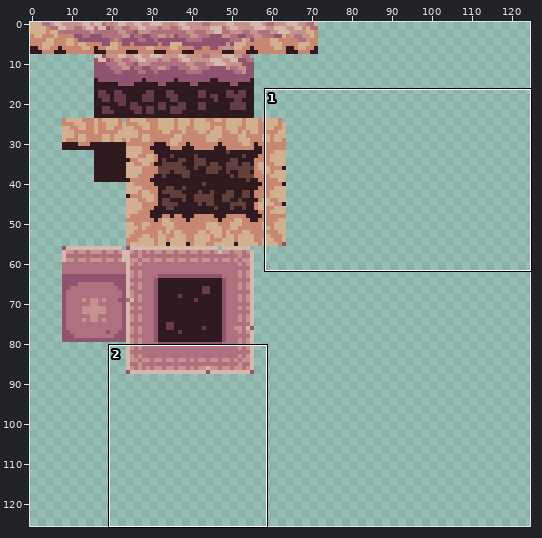
Two versions of one sprite sheet, worlds/tilesets/spaniards-tiles.png. Above: a wide view before the commit, with the close-up outlined.
Close-up. First the earlier version:
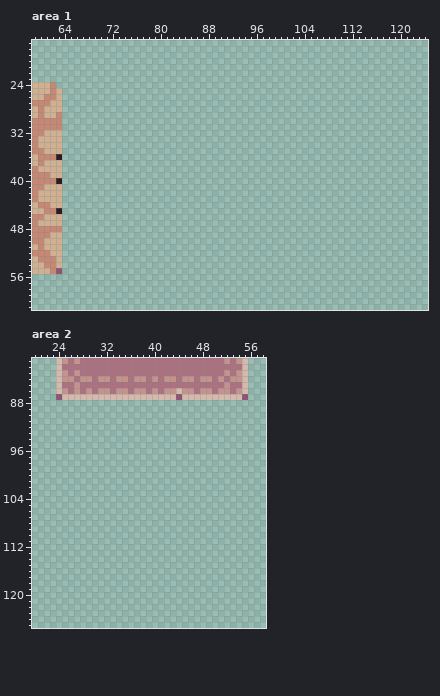
The file is 160x160 pixels. Shown: area 1: x 59..124, y 17..61; area 2: x 20..58, y 81..125. The wide view leaves out empty margins. The commit also changed other parts of the picture, which this record leaves out.
Now the later version:
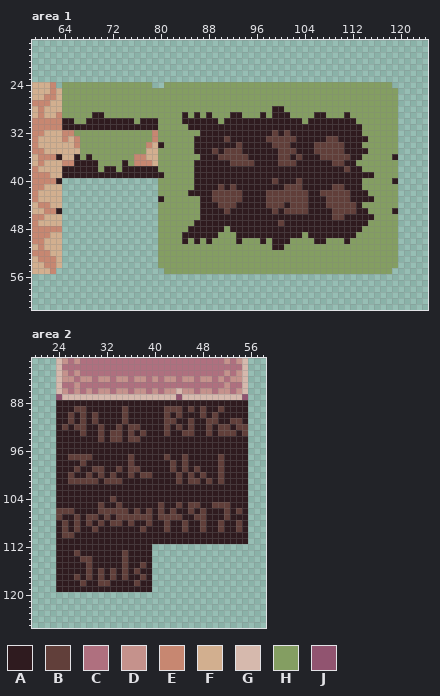
Palette (. is transparent): A #2f1b1f  B #613f3a  C #af707f  D #c5928c  E #c78771  F #d2af8f  G #d6b9ad  H #849e62  J #915470
What changed:
--- area 1
@@ x 59..124 @@
 23 ..................................................................
-24 FFFE..............................................................
-25 FFFEF.............................................................
-26 FFEEF.............................................................
-27 EEEFF.............................................................
-28 FEFFF.............................................................
-29 FEFFE.............................................................
-30 EEEEE.............................................................
-31 EEEEE.............................................................
-32 EEFFF.............................................................
-33 EFFFF.............................................................
-34 EFFFF.............................................................
-35 EEFFF.............................................................
-36 FEEEA.............................................................
-37 FEFFF.............................................................
-38 EFFFF.............................................................
-39 EEEFF.............................................................
-40 EEEEA.............................................................
-41 EEFFF.............................................................
-42 EFFFF.............................................................
-43 EFFFF.............................................................
-44 FEEFF.............................................................
-45 FFEEA.............................................................
-46 EEFFF.............................................................
-47 EFFFF.............................................................
-48 EEEEE.............................................................
-49 EEEFF.............................................................
-50 EEFFF.............................................................
-51 FEFFF.............................................................
-52 EEEFF.............................................................
-53 FEEEF.............................................................
-54 FFEEF.............................................................
-55 FFFEJ.............................................................
+24 FFFE.HHHHHHHHHHHHHHH..HHHHHHHHHHHHHHHHHHHHHHHHHHHHHHHHHHHHHH......
+25 FFFEFHHHHHHHHHHHHHHHHHHHHHHHHHHHHHHHHHHHHHHHHHHHHHHHHHHHHHHHH.....
+26 FFEEFHHHHHHHHHHHHHHHHHHHHHHHHHHHHHHHHHHHHHHHHHHHHHHHHHHHHHHHH.....
+27 EEEFFHHHHHHHHHHHHHHHHHHHHHHHHHHHHHHHHHHHHHHHHHHHHHHHHHHHHHHHH.....
+28 FEFFFHHHHHHHHHHHHHHHHHHHHHHHHHHHHHHHHHHHAAHHHHHHHHHHHHHHHHHHH.....
+29 FEFFEHHHHHAAHHHHHHHHHHHHHAHAHAHHHAAHHHAHAAAHHHHAAHHHAHHHHHHHH.....
+30 EEEEEAAHHAAAAAAAAHAAAHHHHAAAAAAHAAAAAAAAAAAAAHAAAAAAAAHHHHHHH.....
+31 EEEEEAAAAAAAAAAAAAAAAHHHHHAAAAAAAAAAAAAAAAAAAAAAAAAAAAAHHHHHH.....
+32 EEFFFEEHHHHHHHHHHHHHEHHHHHHHAAAAAAAAAAAABABAAAAAAAAAAAAHHHHHH.....
+33 EFFFFEFEHHHHHHHHHHHHEHHHHHHAAAAABAAAAAABBBBBAAAAABBAAAAAHHHHH.....
+34 EFFFFFFEHHHHHHHHHHHEFAHHHHHAAAAAAABAAAAABBBAAAABBBBBAAAHHHHHH.....
+35 EEFFFFFFHHHHHHHHHHHFFHHHHHHAAABABBBAAAAAABBBAAABBBBBAAAAHHHHH.....
+36 FEEEAFFAHAHHHHHHHEEFFHHHHHHHAAABBBBBAAAAABBABAAABBBBBAAHHHHHA.....
+37 FEFFFEEAAAAHHHHAHEEEFHHHHHHAAAAAABBBBAAAABBBAAAAAABBAAHHHHHHH.....
+38 EFFFFAAAAAAHAAHAAAAAAHHHHHHAAAAAAAAAAAAAAAAAAAAAAAAABAAHHHHHH.....
+39 EEEFFAAAAAAAAAAAAAAAAAHHHHHAAAAAAAAAAAAAAAAAAAAAAAAAAAAAAHHHH.....
+40 EEEEA................HHHHHHAAAAAAAAAAAAABAAABAAAAAAAAAAHHHHHA.....
+41 EEFFF................HHHHHHAAAABABAAAAAAAABBBAAAAABBAAAHHHHHH.....
+42 EFFFF................HHHHHAAAABBBBBAAAABBBBBBBAABBBBBAAAHHHHH.....
+43 EFFFF................AHHHHHHAABBBBBAAAABBBBBBBAAABBBBAAAAHHHH.....
+44 FEEFF................HHHHHHHAAABBBAAAAABBBABBBAAABBBBBAHHHHHH.....
+45 FFEEA................HHHHHHHAAAABAAAAAAABABBBBAAAABBBBAAHHHHA.....
+46 EEFFF................HHHHHHHAAAAAAAAAAAAAAAAAAAAAABBAAAAAHHHH.....
+47 EFFFF................HHHHHHAAAAAAAAAAAAAABAAAAAAAAAAAAAAHHHHH.....
+48 EEEEE................HHHHHAAAAAAHAAAAAAAAAAAAAAAAAAAAAAHHHHHH.....
+49 EEEFF................HHHHAAAAAAHHHAAAAAAAAAAAHAAAAAAAAHHHHHHH.....
+50 EEFFF................HHHHAHAHAHHHHAHHHAHAAAHHHHAAHHHAHHHHHHHH.....
+51 FEFFF................HHHHHHHHHHHHHHHHHHHAAHHHHHHHHHHHHHHHHHHH.....
+52 EEEFF................HHHHHHHHHHHHHHHHHHHHHHHHHHHHHHHHHHHHHHHH.....
+53 FEEEF................HHHHHHHHHHHHHHHHHHHHHHHHHHHHHHHHHHHHHHHH.....
+54 FFEEF................HHHHHHHHHHHHHHHHHHHHHHHHHHHHHHHHHHHHHHHH.....
+55 FFFE..................HHHHHHHHHHHHHHHHHHHHHHHHHHHHHHHHHHHHHH......
 56 ..................................................................
--- area 2
@@ x 20..58 @@
  87 ....JGGGGGGGGGGGGGGGGGGGJGGGGGGGGGGJ...
- 88 .......................................
- 89 .......................................
- 90 .......................................
- 91 .......................................
- 92 .......................................
- 93 .......................................
- 94 .......................................
- 95 .......................................
- 96 .......................................
- 97 .......................................
- 98 .......................................
- 99 .......................................
-100 .......................................
-101 .......................................
-102 .......................................
-103 .......................................
-104 .......................................
-105 .......................................
-106 .......................................
-107 .......................................
-108 .......................................
-109 .......................................
-110 .......................................
-111 .......................................
-112 .......................................
-113 .......................................
-114 .......................................
-115 .......................................
-116 .......................................
-117 .......................................
-118 .......................................
-119 .......................................
+ 88 ....AAAAAAAAAAAAAAAAAAAAAAAAAAAAAAAA...
+ 89 ....AAABBAAAAAABAAAAAABBBABABAABAAAA...
+ 90 ....AABABABAAAABAAAAAABABAAABABAAAAA...
+ 91 ....AABABABAAAABAAAAAABBAABAABBAABBA...
+ 92 ....ABABBAABAABABBAAAABABABAABABBABB...
+ 93 ....AAAABAABABBABABAAABAABBAABABBBAB...
+ 94 ....AAAAAAABABBABBAAAAAAAAAAAAAAAAAA...
+ 95 ....AAAAAAAAAAAAAAAAAAAAAAAAAAAAAAAA...
+ 96 ....AAAAAAAAAAAAAAAAAAAAAAAAAAAAAAAA...
+ 97 ....AABBBBAAAAAABAAAAABAABAAAAABAAAA...
+ 98 ....AAAABAAAAAAABAAAAAABABAAAAABAAAA...
+ 99 ....AAABAABBAABABBAAAAABABABAAABAAAA...
+100 ....AABAABABABAABABBAAAABABABAABAAAA...
+101 ....AABBBBBABBBAAAAAAAAABABBABABAAAA...
+102 ....AAAAAAAAAAAAAAAAAAAAAAAAAAAAAAAA...
+103 ....AAAAAAAAAAAAAAAAAAAAAAAAAAAAAAAA...
+104 ....AAAAAAAAABAAAAAAAAAAAAAAAAAAAAAA...
+105 ....AAAAAAABAABAAAAAABAABABBAABBBAAA...
+106 ....BBBAAAABBBBBABABABABAABABAAABABA...
+107 ....BAABABBABABBBBBBABBBBAABBAAABAAA...
+108 ....ABABABABABBABAABAABAABAABAABAABA...
+109 ....ABABAABAAAAAAABAAABAABAABAABAABA...
+110 ....ABBAAAAAAAAAAAAAAAAAAAAAAAAAAAAA...
+111 ....AAAAAAAAAAAAAAAAAAAAAAAAAAAAAAAA...
+112 ....AAAAAAAAAAAAAAAA...................
+113 ....AAABAAAAAAABAAAA...................
+114 ....AAAABBAAAAABAAAA...................
+115 ....AAAAABAAAAABAABA...................
+116 ....AAAAABABABABABAA...................
+117 ....AAABABABABABAABA...................
+118 ....AAAABAABBAAAABAA...................
+119 ....AAAAAAAAAAAAAAAA...................
 120 .......................................
